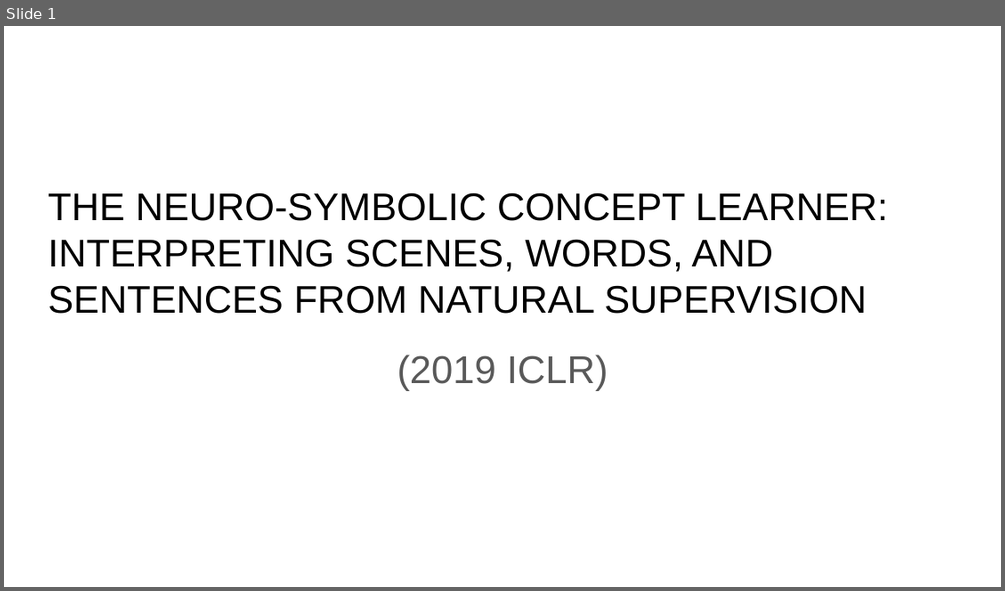
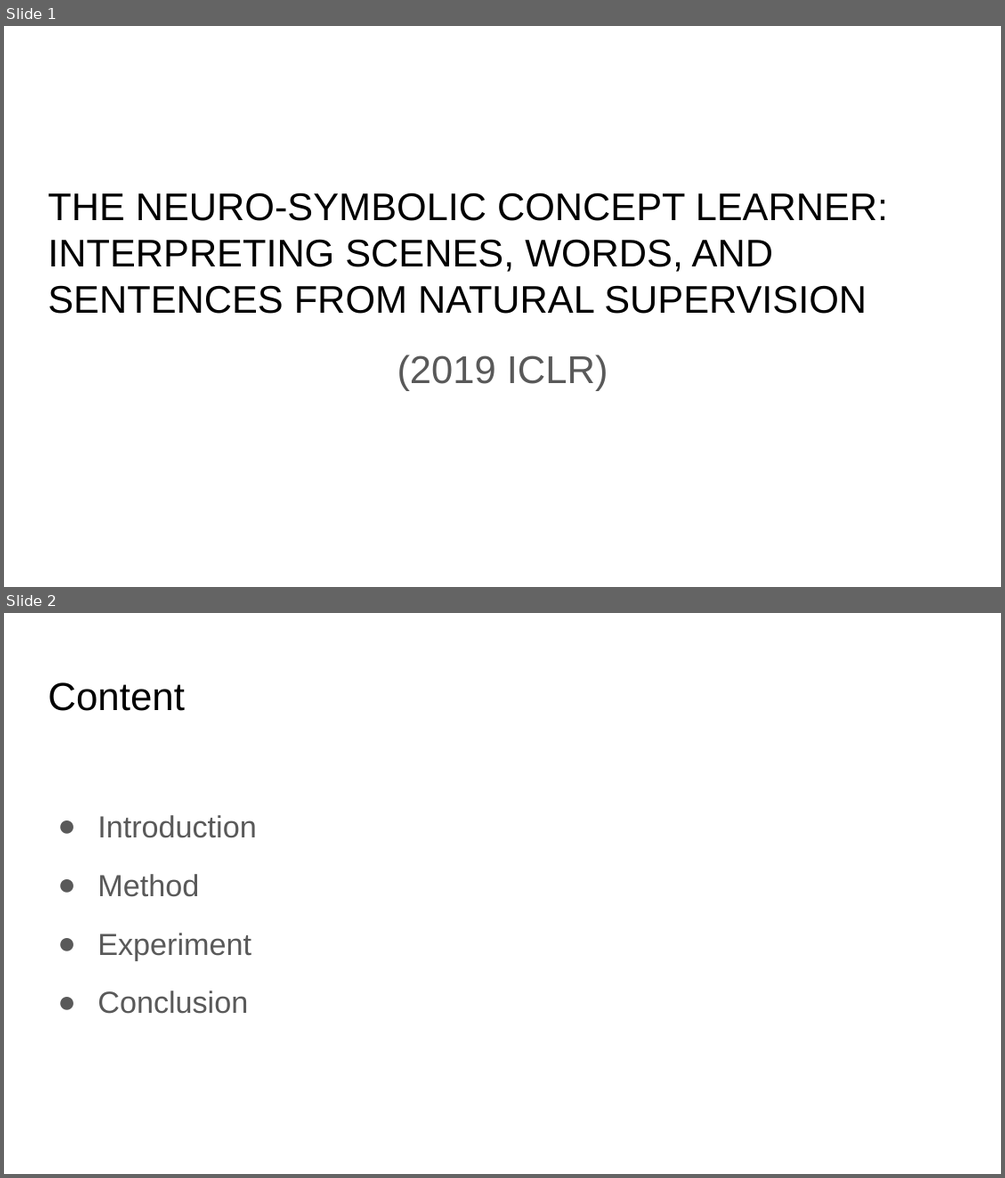
Before and after one commit to paul-tian/ITSEG-System-Engineering, a slide deck: Jiaohong_Yao/1/NS-CL.pptx. Shown one above the other, each under a label of ours: slide 1 before the commit, slides 1 and 2 after it. The pictures are 1005x591 and 1005x1178 pixels, drawn with LibreOffice and Linux fonts; fonts in the diff are those of the drawing. Boxes give left, top, right and bottom in pixels: in the first picture for what was removed or moved away, otherwise in the second. Text is boxed around its words. In the diff, an @@ line names an element or a change of style, - is before the commit and + after.

```diff
--- a/Jiaohong_Yao/1/NS-CL.pptx
+++ b/Jiaohong_Yao/1/NS-CL.pptx
@@ slide 2 added at [4, 613, 1001, 1174], background #FFFFFF @@
@@ title added at [48, 682, 185, 711], 28.2 pt, text #000000 @@
+Content
@@ text added at [97, 815, 256, 1013], 22 pt, text #595959 @@
+● Introduction
+● Method
+● Experiment
+● Conclusion
```
Also in this commit, not shown: 6 slides changed, 21 other slides added, 12 slides removed, 1 other file.
